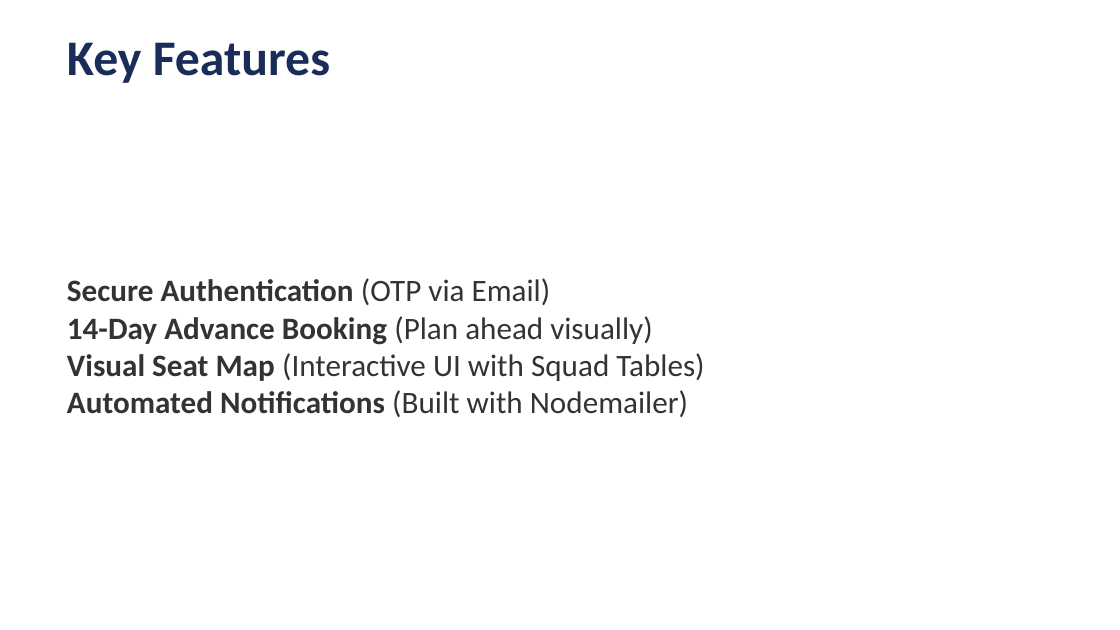
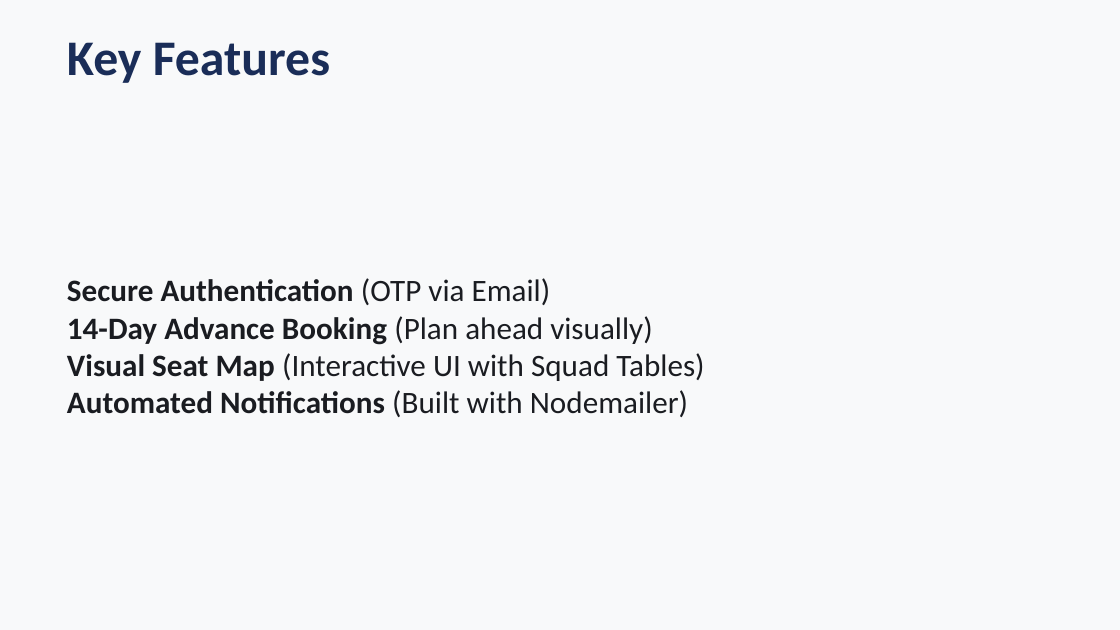
Before and after one commit to AyushAgrawal2004/SeatManagementSystem, a slide deck: slide 4 of SeatManagementSystem_Presentation.pptx. Drawn at 1120x630 pixels with LibreOffice and Linux fonts; fonts in the diff are those of the drawing. Boxes give left, top, right and bottom in pixels: in the first picture for what was removed or moved away, otherwise in the second. Text is boxed around its words. In the diff, an @@ line names an element or a change of style, - is before the commit and + after.

Commit message:
docs: use consistent light background across all presentation slides

```diff
--- a/SeatManagementSystem_Presentation.pptx
+++ b/SeatManagementSystem_Presentation.pptx
@@ background #FFFFFF to #F8F9FA @@
@@ text "Secure Authentication (OTP via Email) ..." at <box>67,278,704,417</box>: text colour #333333 to #1A1C21 @@
```
Also in this commit, not shown: 5 other slides changed.
